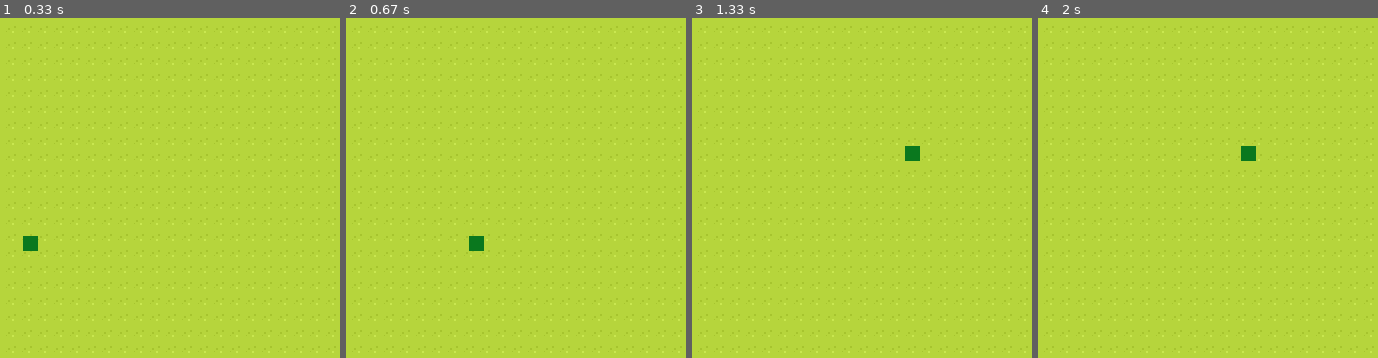
Above: before the commit, frames 1-4 (left to right).
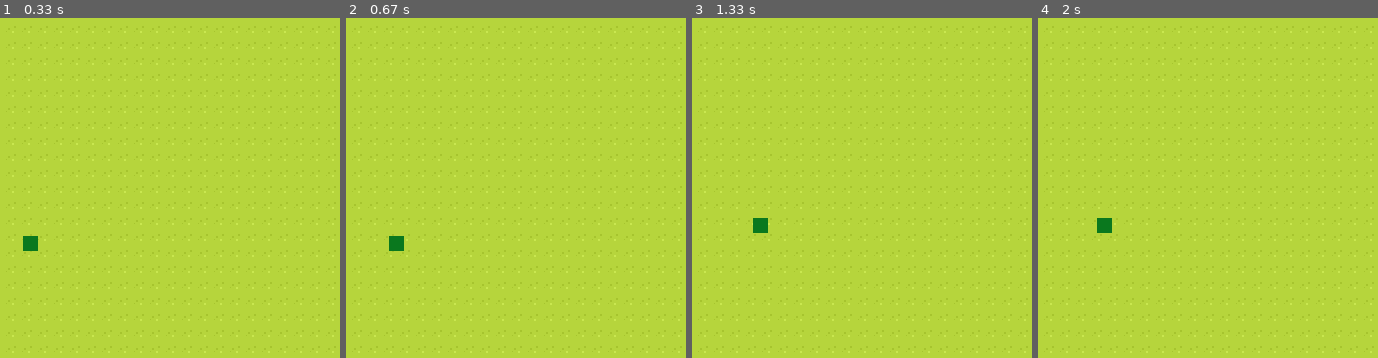
Above: after the commit, the same moments.

Repository: gracestalker/pygame_2_cards
Game: pygame game, started from game.py
Same seed, same stepped clock (60 frames per second), same inputs: the game is played once before the commit and once after it.
Inputs:
- Up to frame 1 (0.33 s): no input
- Up to frame 2 (0.67 s): hold Right from 0.33 s (still down)
- Up to frame 3 (1.33 s): release Right at 0.8 s; hold Up 0.83-1.13 s; hold Right from 1.17 s (still down)
- Up to frame 4 (2 s): release Right at 1.63 s; hold Left from 1.67 s (still down)
The pictures show only the part of the screen within x 47-97%, y 18-68%; the shares and areas given below are measured in that part.

Frame 1 is identical in both runs. In frame 2, 0.4% of the frame differs, in the area x 12-41%, y 64-69%; in frame 3, 0.4%; in frame 4, 0.4%.

Commit message:
fixed keys

Diff:
--- a/game.py
+++ b/game.py
@@ -19,7 +19,7 @@
 square_color = (10, 120, 30) # Green Color for Snake
 square_size = 15
 square_x, square_y = width // 2, height // 2
-speed = 5  # Speed of movement
+speed = 1  # Speed of movement
 
 
 while running:
@@ -33,12 +33,16 @@
     keys = pygame.key.get_pressed()
     if keys[pygame.K_LEFT]:
         square_x -= speed
-    if keys[pygame.K_RIGHT]:
+    elif keys[pygame.K_RIGHT]:
         square_x += speed
-    if keys[pygame.K_UP]:
+    elif keys[pygame.K_UP]:
         square_y -= speed
-    if keys[pygame.K_DOWN]:
+    elif keys[pygame.K_DOWN]:
         square_y += speed
+
+    # Keep the square inside the screen boundaries
+    square_x = max(0, min(width - square_size, square_x))
+    square_y = max(0, min(height - square_size, square_y))
 
 
     # need to blit onto screen in order to see the colors
@@ -48,8 +52,6 @@
     pygame.draw.rect(screen, square_color, (square_x, square_y, square_size, square_size))
 
 
-
-
     # flip() the display to put your work on screen
     pygame.display.flip()
 
--- a/snake.py
+++ b/snake.py
@@ -1,52 +1,18 @@
 # make a snake game
 
 import pygame
-import random
-import builders
-
-# all of my variables
-    # screen
-width = 680
-height = 680
-
-    # square
-square_color = (0, 255, 0)  # Green color
-square_size = 10
-square_x, square_y = width // 2, height // 2
-speed = 5  # Speed of movement
-
-
-pygame.display.set_caption("Snake Game")
-screen = pygame.display.set_mode((width, height))
-clock = pygame.time.Clock()
-background = builders.build_background(width, height)
-running = True
-
-
-while running:
-    # poll for events DO NOT DELETE
-    # pygame.QUIT event means the user clicked X to close your window
-    for event in pygame.event.get():
-        if event.type == pygame.QUIT:
-            running = False
-
-    # need to blit onto screen in order to see the colors
-
-    screen.blit(background,(0,0))
-
-    # RENDER YOUR GAME HERE
-
-    square_x = max(0, min(width - square_size, square_x))
-    square_y = max(0, min(height - square_size, square_y))
-
-    builders.Snake.snake()
-    builders.Snake.square()
 
 
 
-    # flip() the display to put your work on screen
-    pygame.display.flip()
+class Snake():
+    def __init__(self, x, y, width, height, screen, color = (10, 120, 30),):
+        self.x = x
+        self.y = y
+        self.speed = 0
+        self.width = width
+        self.height = height
+        self.screen = screen
+        self.color = color
 
-    clock.tick(60)  # limits FPS to 60
 
-pygame.quit()
+    def
